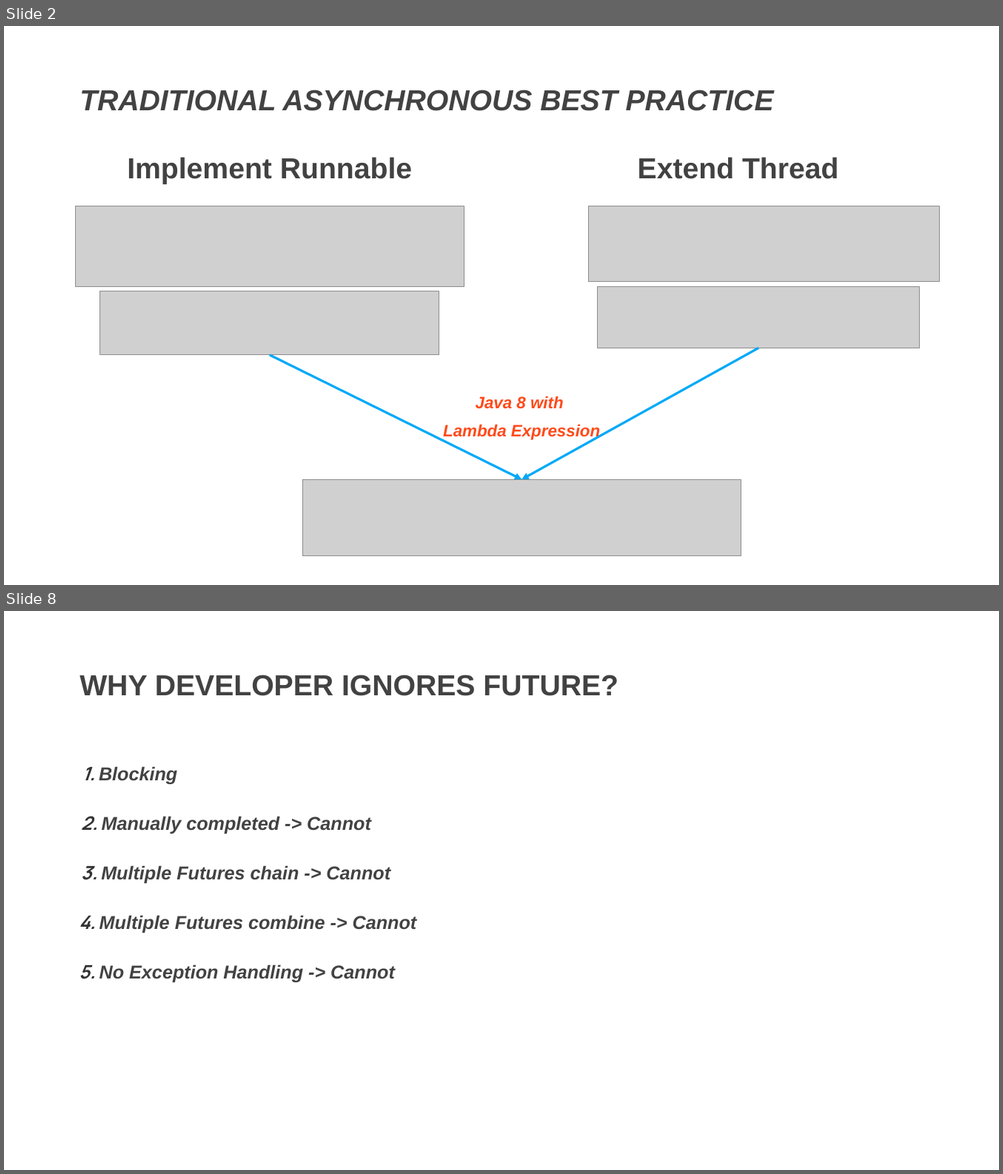
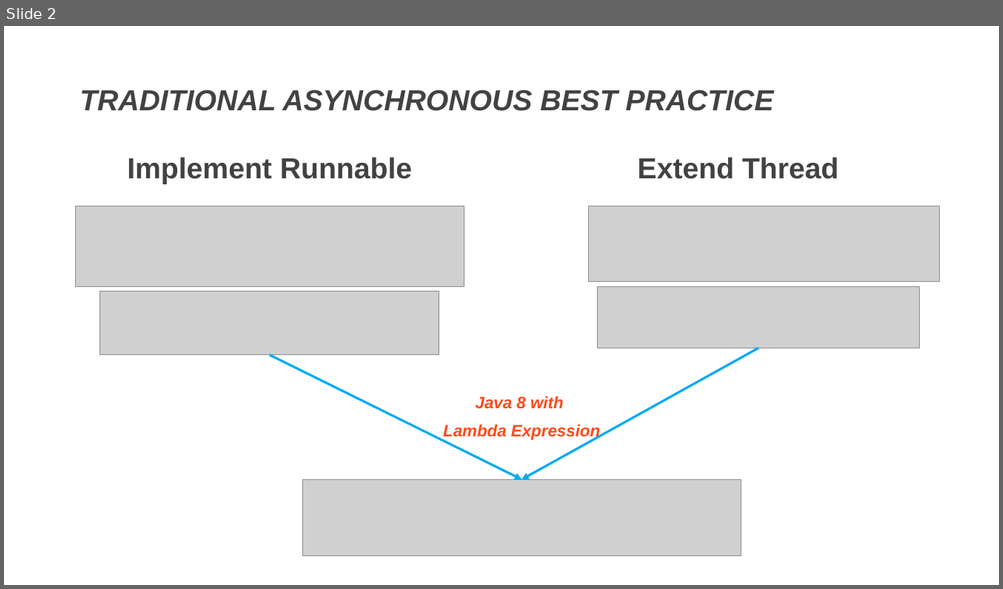
Before and after one commit to DevDay2019-AxonActive/DevDay2019---Advanced-Java, a slide deck: presentations/java_future.pptx. Shown one above the other, each under a label of ours: slides 2 and 8 before the commit, slide 2 after it; the slides between them are not shown. The pictures are 1003x1174 and 1003x589 pixels, drawn with LibreOffice and Linux fonts; fonts in the diff are those of the drawing; grey boxes stand for pictures; background and template pictures are left out. Boxes give left, top, right and bottom in pixels: in the first picture for what was removed or moved away, otherwise in the second. Text is boxed around its words. In the diff, an @@ line names an element or a change of style, - is before the commit and + after.

Commit message:
Update slide for comletable future

```diff
--- a/presentations/java_future.pptx
+++ b/presentations/java_future.pptx
@@ slide 8 removed at bbox=[4, 611, 999, 1170], background picture (left out) @@
@@ text removed at bbox=[79, 675, 618, 696] @@
-WHY DEVELOPER IGNORES FUTURE?
@@ text removed at bbox=[82, 766, 177, 784] @@
-1. Blocking
@@ text removed at bbox=[81, 816, 371, 834] @@
-2. Manually completed -> Cannot
@@ text removed at bbox=[81, 866, 390, 884] @@
-3. Multiple Futures chain -> Cannot
@@ text removed at bbox=[79, 915, 417, 934] @@
-4. Multiple Futures combine -> Cannot
@@ text removed at bbox=[79, 965, 395, 983] @@
-5. No Exception Handling -> Cannot
```
Also in this commit, not shown: 4 slides changed, 19 slides added, 8 other slides removed.
